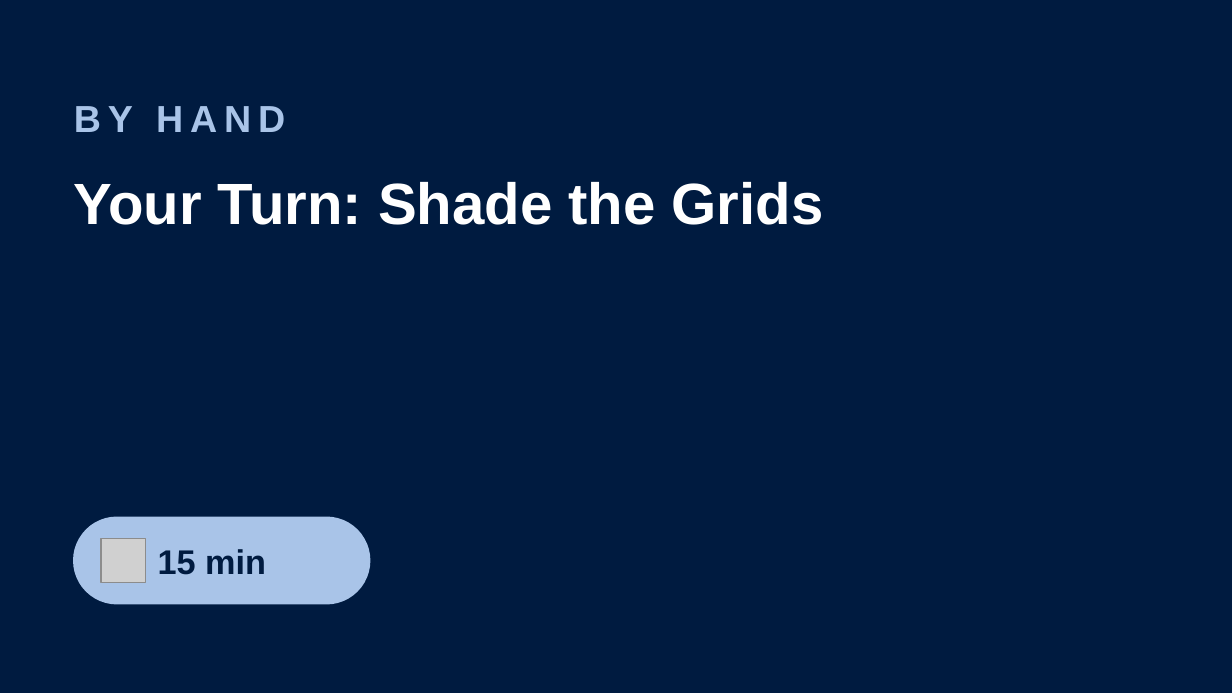
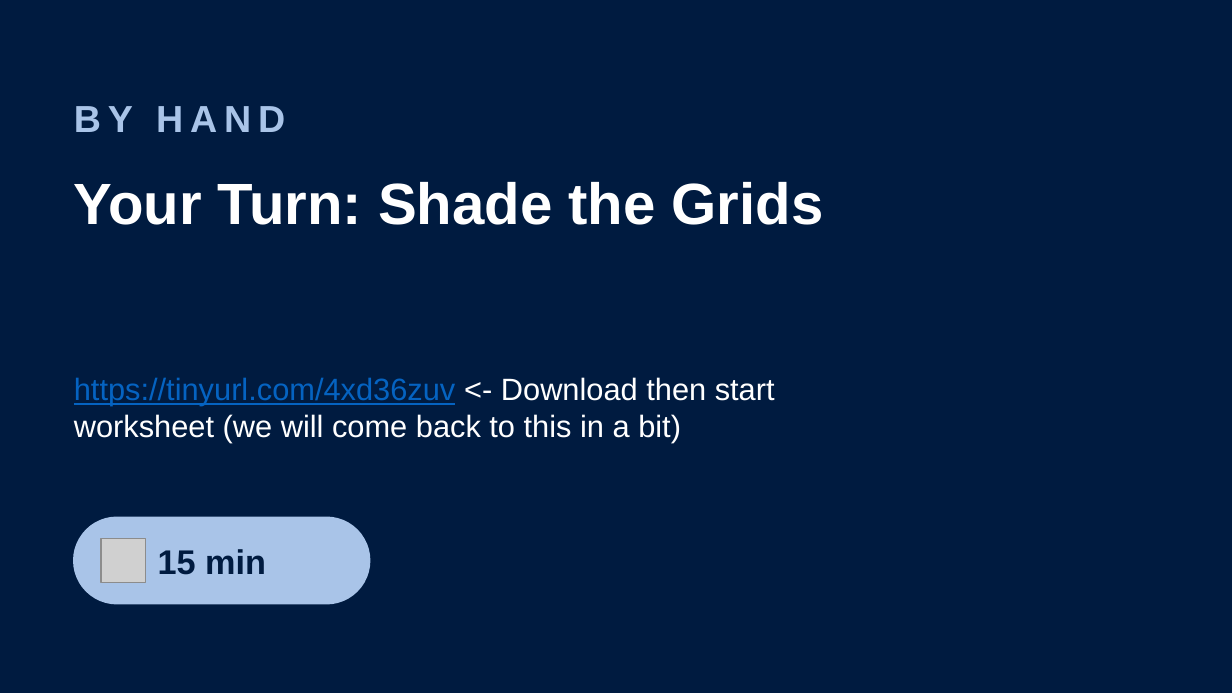
Before and after one commit to Dr-Hughes/Dr-Hughes.github.io, a slide deck: slide 16 of static/teaching/a-level-y12-13-cryptography-cryptography-challenge-run-length-encoding/cryptography-problem.pptx. Drawn at 1232x693 pixels with LibreOffice and Linux fonts; fonts in the diff are those of the drawing; grey boxes stand for pictures. Boxes give left, top, right and bottom in pixels: in the first picture for what was removed or moved away, otherwise in the second. Text is boxed around its words. In the diff, an @@ line names an element or a change of style, - is before the commit and + after.

Commit message:
Refresh Cryptography and Image Analysis downloads: solution slides, chunked image analysis deck, cow_message_starter.py, booklets with answers, student zips

```diff
--- a/static/teaching/a-level-y12-13-cryptography-cryptography-challenge-run-length-encoding/cryptography-problem.pptx
+++ b/static/teaching/a-level-y12-13-cryptography-cryptography-challenge-run-length-encoding/cryptography-problem.pptx
@@ text added at (74, 377, 775, 442), 18 pt, text #FFFFFF @@
+https://tinyurl.com/4xd36zuv <- Download then start worksheet (we will come back to this in a bit)
```
Also in this commit, not shown: 4 other slides changed, 8 slides added, 11 other files.
